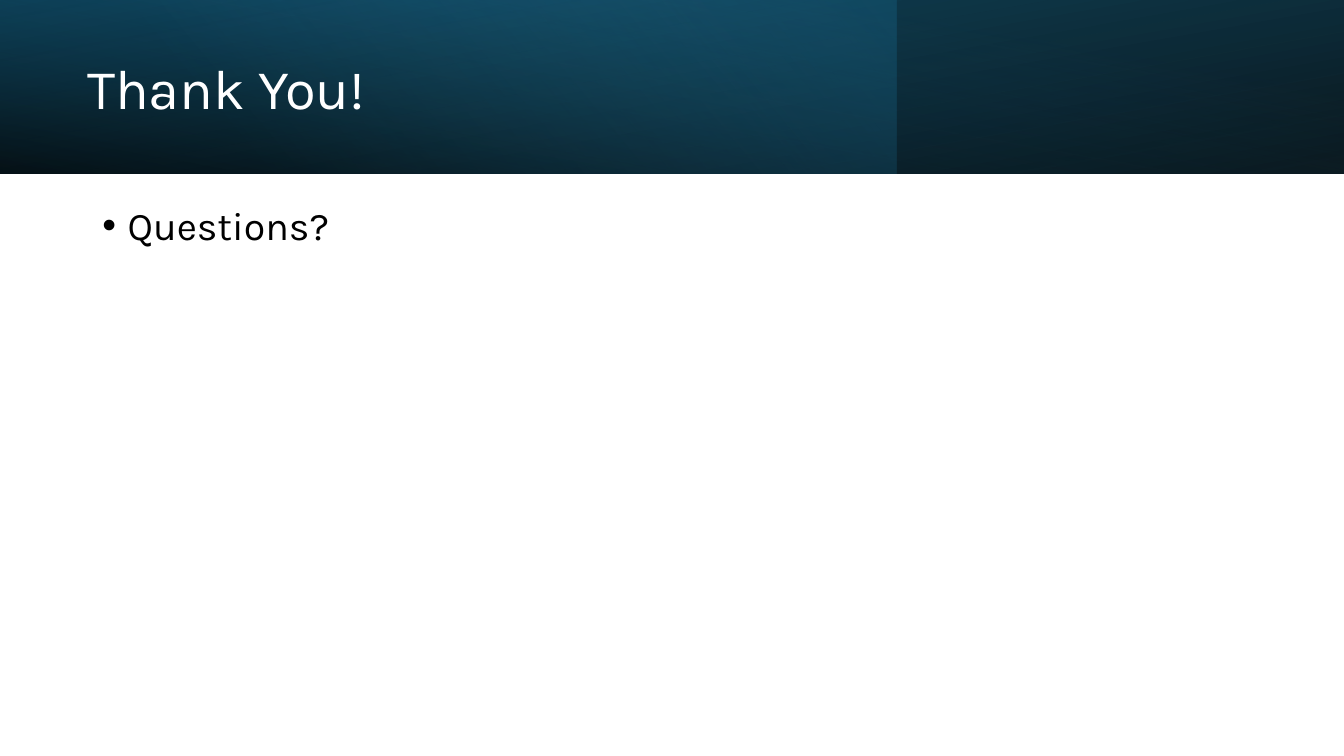
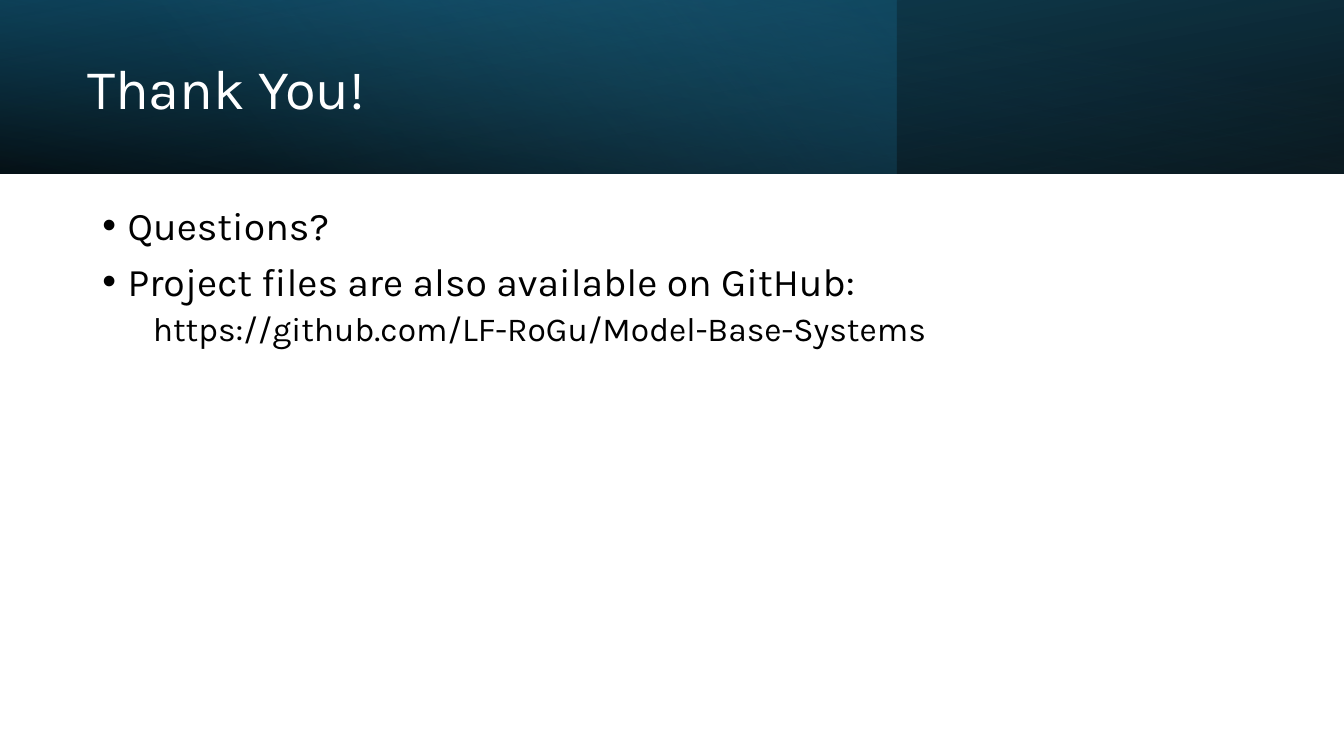
Before and after one commit to LF-RoGu/Model-Base-Systems, a slide deck: slide 21 of Presentation/C-ITS.pptx. Drawn at 1344x756 pixels with LibreOffice and Linux fonts; fonts in the diff are those of the drawing. Boxes give left, top, right and bottom in pixels: in the first picture for what was removed or moved away, otherwise in the second. Text is boxed around its words. In the diff, an @@ line names an element or a change of style, - is before the commit and + after.

```diff
--- a/Presentation/C-ITS.pptx
+++ b/Presentation/C-ITS.pptx
@@ text at (128, 269, 926, 349): paragraphs added @@
+• Project files are also available on GitHub:
+  https://github.com/LF-RoGu/Model-Base-Systems
```
Also in this commit, not shown: 2 other slides changed.
